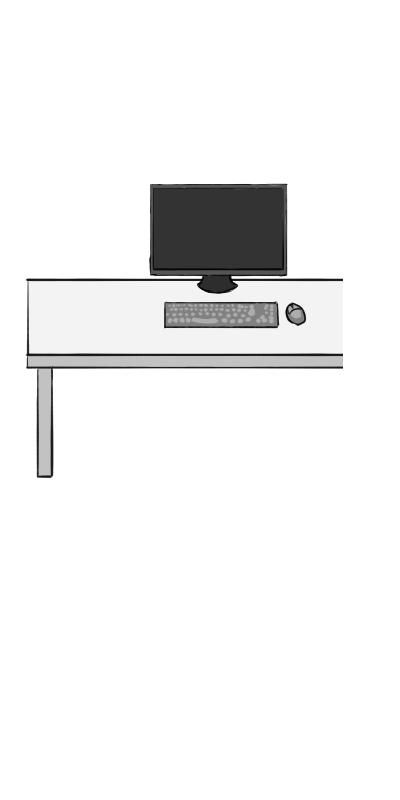
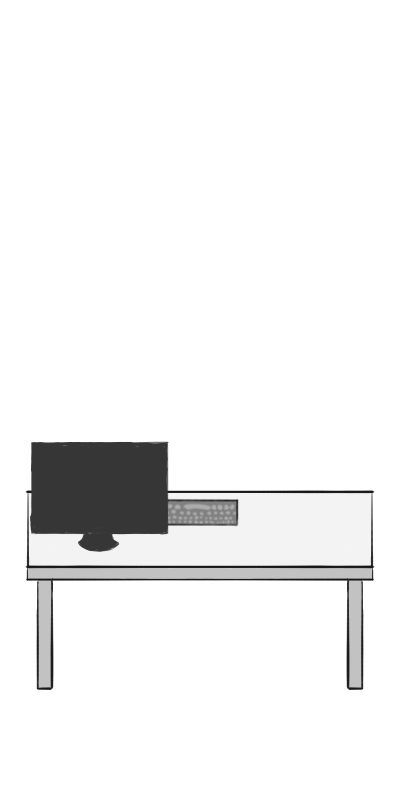
Layers edited between the first and the second (400, 800) image:
hid "Kopie von Layer 13" (1st of 3) over [64,183,320,369]
added layer "Kopie von Layer 13" (2nd of 3) above "Kopie von Layer 13" over [25,272,375,656]
added layer "Kopie von Layer 13" (3rd of 3) above "Layer 13" over [25,444,271,691]
hid "Kopie von Layer 3" (2nd of 3) over [25,208,375,528]
showed "Layer 3" over [25,400,375,691]
